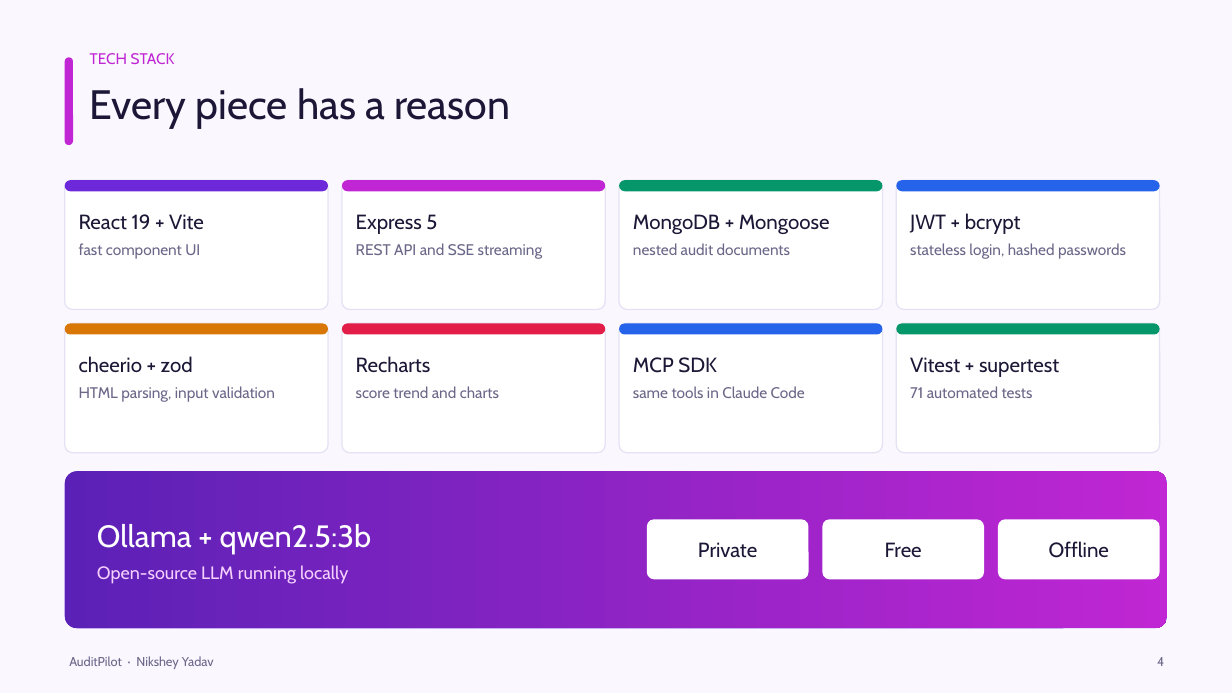
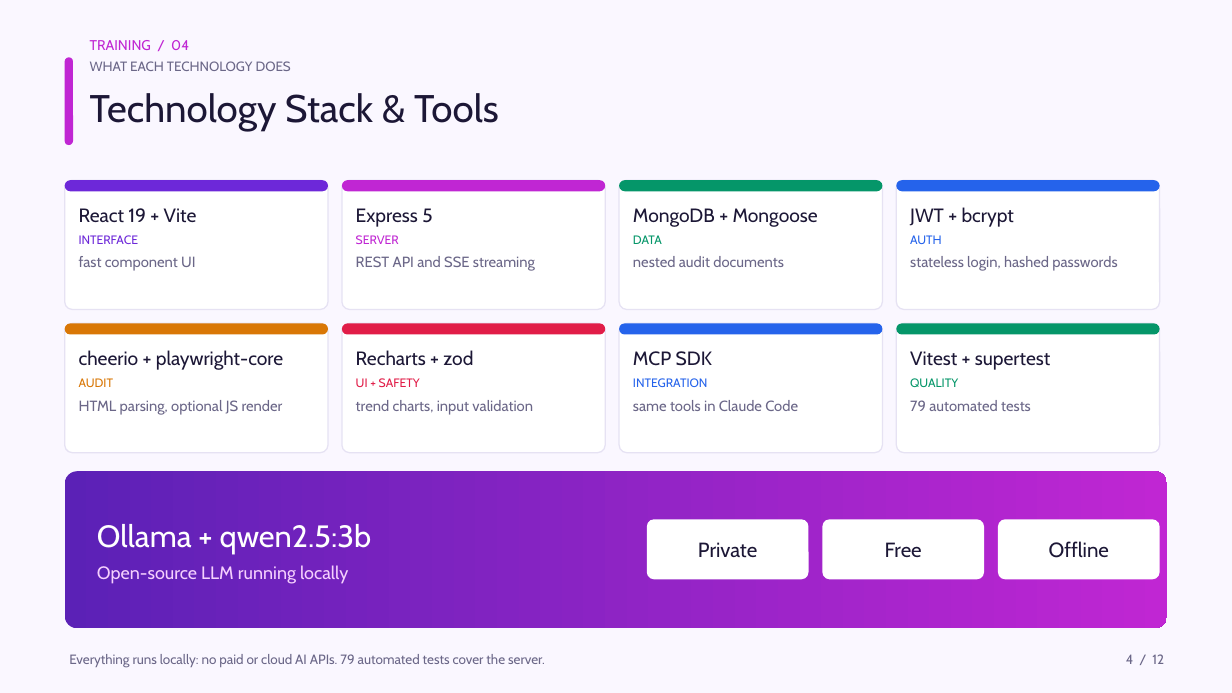
Before and after one commit to NiksheyYadav/AuditPilot, a slide deck: slide 4 of AuditPilot_IT2_Presentation.pptx. Drawn at 1232x693 pixels with LibreOffice and Linux fonts; fonts in the diff are those of the drawing. Boxes give left, top, right and bottom in pixels: in the first picture for what was removed or moved away, otherwise in the second. Text is boxed around its words. In the diff, an @@ line names an element or a change of style, - is before the commit and + after.

```diff
--- a/AuditPilot_IT2_Presentation.pptx
+++ b/AuditPilot_IT2_Presentation.pptx
@@ text removed at <box>90,53,175,64</box> @@
-TECH STACK
@@ text added at <box>90,40,189,50</box>, 11 pt, text #C026D3 @@
+TRAINING / 04
@@ text added at <box>90,61,291,71</box>, 10.5 pt, text #6B6788 @@
+WHAT EACH TECHNOLOGY DOES
@@ text at <box>90,93,499,131</box>: text changed; size 32 to 30 pt @@
-Every piece has a reason
+Technology Stack & Tools
@@ text at <box>79,208,197,271</box>: size 16 to 15 pt in "React 19 + Vite"; size 12 to 11.5 pt in "fast component UI" @@
@@ text at <box>356,208,535,271</box>: size 16 to 15 pt in "Express 5"; size 12 to 11.5 pt in "REST API and SSE streaming" @@
@@ text at <box>633,208,818,267</box>: size 16 to 15 pt in "MongoDB + Mongoose"; size 12 to 11.5 pt in "nested audit documents" @@
@@ text at <box>910,207,1117,271</box>: size 16 to 15 pt in "JWT + bcrypt"; size 12 to 11.5 pt in "stateless login, hashed passwords" @@
@@ text at <box>79,235,139,244</box>: paragraph added @@
+INTERFACE
@@ text at <box>356,235,399,244</box>: paragraph added @@
+SERVER
@@ text at <box>633,235,662,244</box>: paragraph added @@
+DATA
@@ text at <box>910,235,942,244</box>: paragraph added @@
+AUTH
@@ text at <box>79,350,283,415</box>: text changed; size 12 to 11.5 pt @@
-cheerio + zod
-HTML parsing, input validation
+cheerio + playwright-core
+AUDIT
+HTML parsing, optional JS render
@@ text at <box>356,350,533,415</box>: text changed; size 12 to 11.5 pt @@
-Recharts
-score trend and charts
+Recharts + zod
+UI + SAFETY
+trend charts, input validation
@@ text at <box>633,351,798,411</box>: size 16 to 15 pt in "MCP SDK"; size 12 to 11.5 pt in "same tools in Claude Code" @@
@@ text at <box>910,351,1050,370</box>: size 16 to 15 pt in "Vitest + supertest" @@
@@ text at <box>633,378,708,387</box>: paragraph added @@
+INTEGRATION
@@ text at <box>910,378,1031,411</box>: text changed; size 12 to 11.5 pt @@
-71 automated tests
+QUALITY
+79 automated tests
@@ text removed at <box>69,656,214,669</box> @@
-AuditPilot · Nikshey Yadav
@@ text added at <box>69,654,545,668</box>, 10.5 pt, text #6B6788 @@
+Everything runs locally: no paid or cloud AI APIs. 79 automated tests cover the server.
@@ text at <box>1126,654,1164,664</box>: text changed; size 10 to 10.5 pt @@
-4
+4 / 12
```
Also in this commit, not shown: 11 other slides changed, 40 other files.
